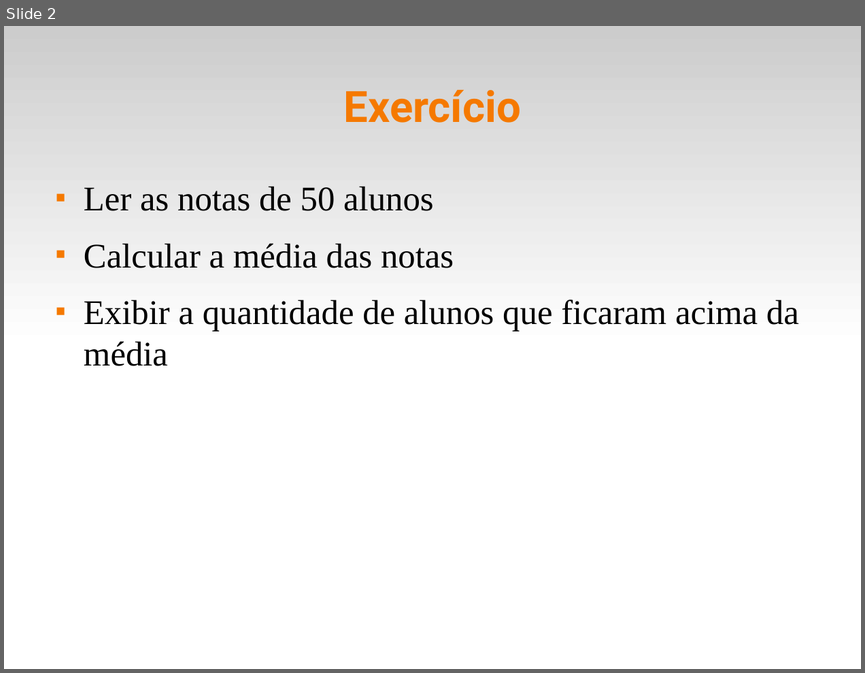
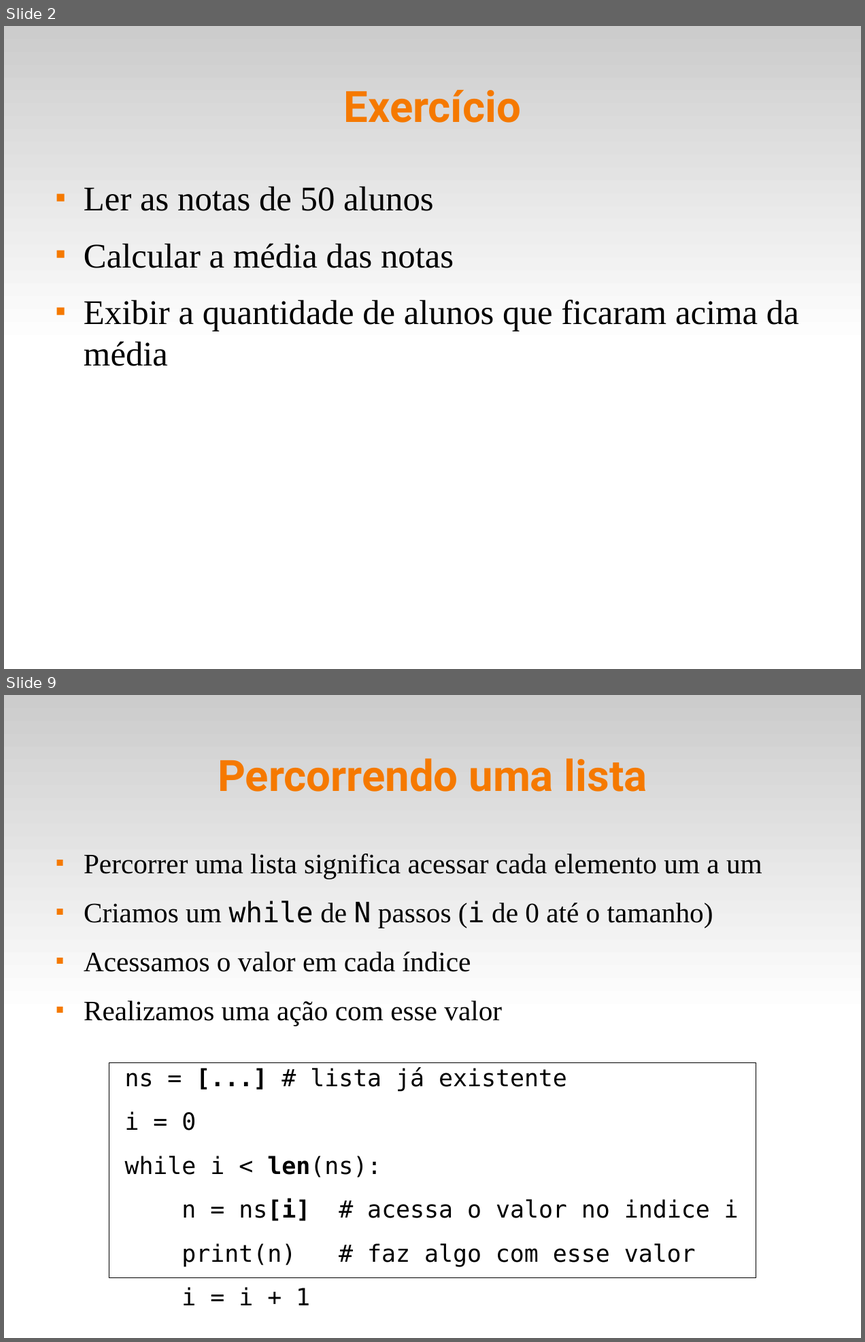
Before and after one commit to fsantanna-uerj/IPD, a slide deck: slides/ipd-05-listas.odp. Shown one above the other, each under a label of ours: slide 2 before the commit, slides 2 and 9 after it; the slides between them are not shown. The pictures are 865x673 and 865x1342 pixels, drawn with LibreOffice and Linux fonts; fonts in the diff are those of the drawing. Boxes give left, top, right and bottom in pixels: in the first picture for what was removed or moved away, otherwise in the second. Text is boxed around its words. In the diff, an @@ line names an element or a change of style, - is before the commit and + after.

```diff
--- a/slides/ipd-05-listas.odp
+++ b/slides/ipd-05-listas.odp
@@ slide 9 added at (4, 695, 861, 1338), background #FFFFFF; not listed: 1 template element that a slide beside it also shows @@
@@ title added at (218, 758, 647, 792), 40 pt, text #F57900, bold @@
+Percorrendo uma lista
@@ text added at (84, 853, 762, 1026), 26 pt, text #000000 @@
+■ Percorrer uma lista significa acessar cada elemento um a um
+■ Criamos um while de N passos (i de 0 até o tamanho)
+■ Acessamos o valor em cada índice
+■ Realizamos uma ação com esse valor
@@ text added at (109, 1063, 756, 1285), outline #000000 0 pt, 22 pt, text #000000 @@
+ns = [...] # lista já existente
+i = 0
+while i < len(ns):
+n = ns[i] # acessa o valor no indice i
+print(n) # faz algo com esse valor
+i = i + 1
```
Also in this commit, not shown: 4 slides changed, 3 other slides added, 5 slides removed, 12 other files.
